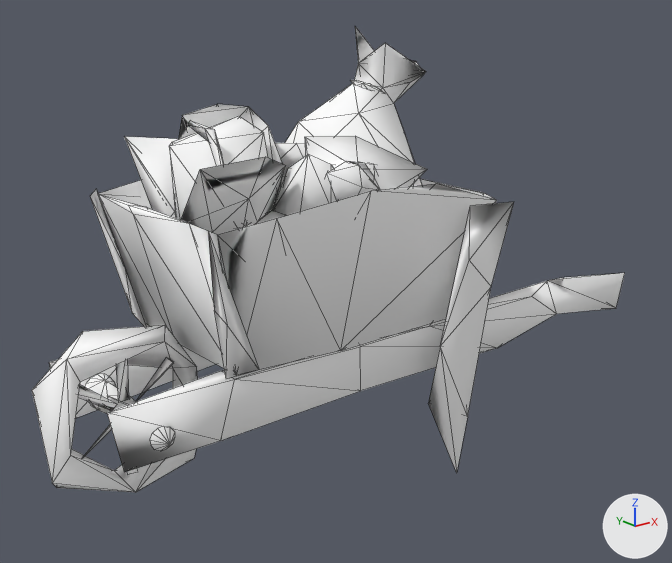
An edit to the glTF model ve8b6e8293a68/assets/decor/ch-brouette-semis.glb, drawn before and after from the same camera.
Before and after are seen from a 50 mm camera at (-1.75, -2.13, 1.42) aimed at (-0.05, 0.0, 0.57). Every picture has the same lights, and +X, +Y and +Z are marked at lower right. The older version comes first. Mesh edges are drawn as thin lines. Vertices at exactly the same position are counted once.

Objects in the first picture: 'ch-brouette-semis'.
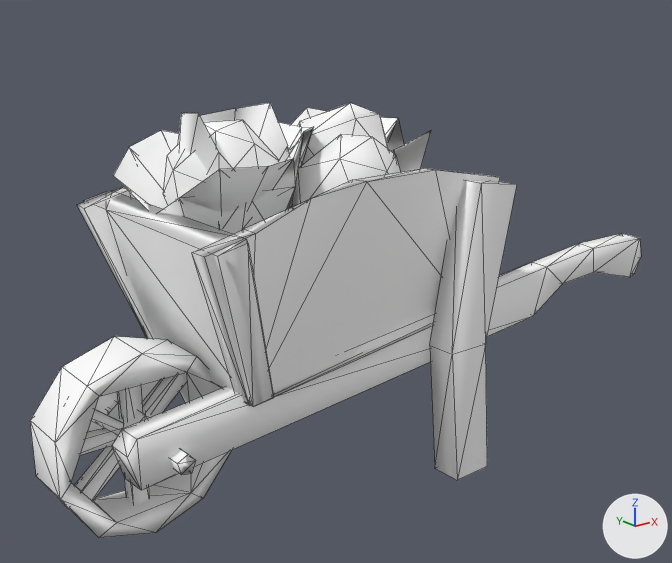
Where the change shows, as pixel boxes [x1, y1, x2, y2] in the pictures (672 x 563 px):
'ch-brouette-semis', reshaped (7% shorter)
    before: [32, 26, 625, 492]
    after: [30, 103, 641, 538]
part 1 of me_ch_brouette_semis, added
    after: [30, 336, 231, 538]
part 2 of me_ch_brouette_semis, rebuilt
    before: [273, 135, 427, 215]
    after: [291, 134, 401, 207]
part 3 of me_ch_brouette_semis, rebuilt
    before: [98, 179, 497, 375]
    after: [84, 191, 433, 406]
part 4 of me_ch_brouette_semis, rebuilt
    before: [281, 26, 426, 187]
    after: [291, 108, 431, 172]
part 5 of me_ch_brouette_semis, rebuilt (29% taller)
    before: [107, 273, 625, 472]
    after: [112, 233, 641, 490]
part 6 of me_ch_brouette_semis, rebuilt
    before: [32, 325, 198, 492]
    after: [64, 374, 186, 509]
part 7 of me_ch_brouette_semis, rebuilt
    before: [49, 345, 215, 418]
    after: [88, 380, 160, 432]
part 8 of me_ch_brouette_semis, rebuilt (mostly hidden)
    before: [256, 204, 286, 224]
    after: [289, 197, 293, 208]
part 9 of me_ch_brouette_semis, rebuilt (11% taller)
    before: [428, 202, 514, 473]
    after: [430, 180, 517, 480]
part 10 of me_ch_brouette_semis, deleted
    before: [78, 80, 385, 474]
part 11 of me_ch_brouette_semis, built on
    before: [124, 104, 286, 235]
    after: [77, 103, 500, 505]

Diff of the bpy script that builds the scene:
```diff
--- a/ve8b6e8293a68/assets/decor/ch-brouette-semis.glb.py
+++ b/ve8b6e8293a68/assets/decor/ch-brouette-semis.glb.py
@@ me_ch_brouette_semis @@
 # used by ob_ch_brouette_semis; location = (0.0, 0.0, 0.0)
-me_ch_brouette_semis.from_pydata(...)  # 466 vertices, 699 faces; spans x -1.0..1.0, y -0.39..0.39, z 0.0..1.32
+me_ch_brouette_semis.from_pydata(...)  # 341 vertices, 608 faces; spans x -1.0..1.0, y -0.4..0.4, z 0.0..1.12
+# me_ch_brouette_semis part 1: a new loose piece, a torus around y (ring radius 0.24, tube radius 0.08) spanning x -1.0..-0.49, y -0.08..0.08, z 0.0..0.53, in mat_ch_brouette_semis (white #ffffff)
+# me_ch_brouette_semis part 2: the loose piece of 67 vertices spanning x -0.35..0.04, y -0.29..-0.09, z 0.79..1.05 is rebuilt with 21 vertices and now spans x -0.3..0.04, y -0.3..0.03, z 0.68..1.04
+# me_ch_brouette_semis part 3: the loose piece of 37 vertices spanning x -0.67..0.29, y -0.33..0.33, z 0.47..0.92 is rebuilt with 19 vertices and now spans x -0.69..0.25, y -0.37..0.37, z 0.4..0.89
+# me_ch_brouette_semis part 4: the loose piece of 34 vertices spanning x -0.26..0.25, y -0.25..0.23, z 0.54..1.32 is rebuilt with 19 vertices and now spans x -0.15..0.28, y -0.26..0.3, z 0.69..1.06
+# me_ch_brouette_semis part 5: the loose piece of 23 vertices spanning x -0.9..1.0, y -0.32..-0.15, z 0.28..0.51 is rebuilt with 24 vertices and now spans x -0.88..1.0, y -0.37..-0.14, z 0.23..0.61
+# me_ch_brouette_semis part 6: the loose piece of 20 vertices spanning x -1.0..-0.53, y -0.04..0.05, z 0.11..0.58 is rebuilt with 10 vertices and now spans x -0.96..-0.55, y -0.02..0.03, z 0.1..0.45
+# me_ch_brouette_semis part 7: the loose piece of 19 vertices spanning x -0.89..1.0, y 0.15..0.35, z 0.29..0.5 is rebuilt with 25 vertices and now spans x -0.88..1.0, y 0.13..0.37, z 0.23..0.61
+# me_ch_brouette_semis part 8: the loose piece of 16 vertices spanning x -0.6..-0.15, y -0.18..0.2, z 0.48..0.86 is rebuilt with 11 vertices and now spans x -0.6..0.22, y -0.29..0.3, z 0.43..0.84
+# me_ch_brouette_semis part 9: the loose piece of 9 vertices spanning x 0.05..0.29, y -0.39..-0.32, z 0.0..0.84 is rebuilt with 12 vertices and now spans x 0.07..0.29, y -0.4..-0.29, z 0.0..0.91
+# me_ch_brouette_semis part 10: 14 loose pieces with 149 vertices, spanning x -0.93..0.12, y -0.31..0.35, z 0.15..1.17, are deleted
+# me_ch_brouette_semis part 11
+# 84 vertices are removed from x -0.64..-0.28, y -0.26..0.27, z 0.77..1.12
+# 115 faces are deleted
+# 148 vertices are added at x -0.99..0.28, y -0.35..0.35, z 0.05..1.12
+# 7 new vertices lie (0.0, 0.05, 0.0) away from vertices in x -0.78..0.28, y -0.35..0.3, z 0.05..0.9
+# 272 new faces join them
+# other edits to the shape of me_ch_brouette_semis do not show in these pictures
 me_ch_brouette_semis.materials.append(mat_ch_brouette_semis)
```
